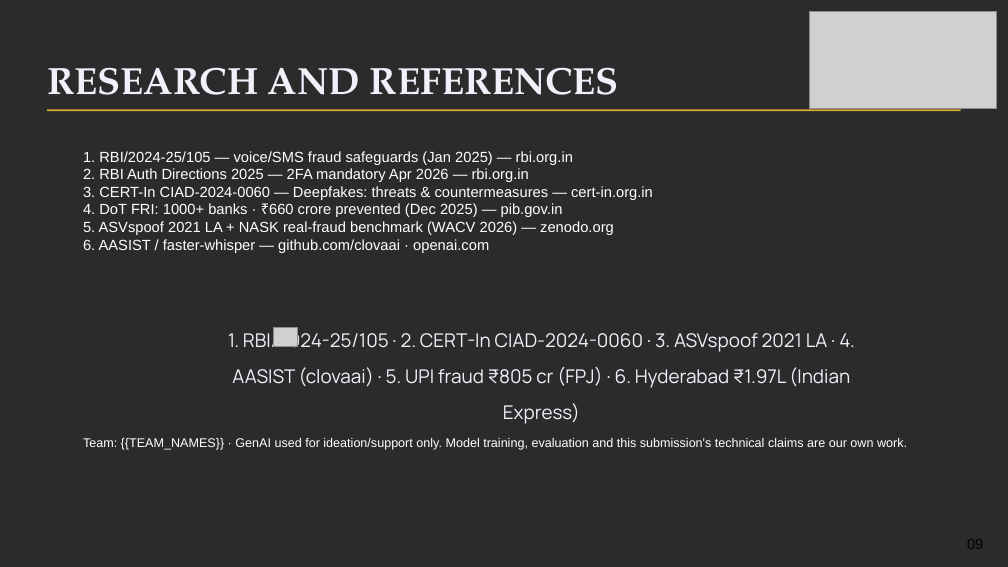
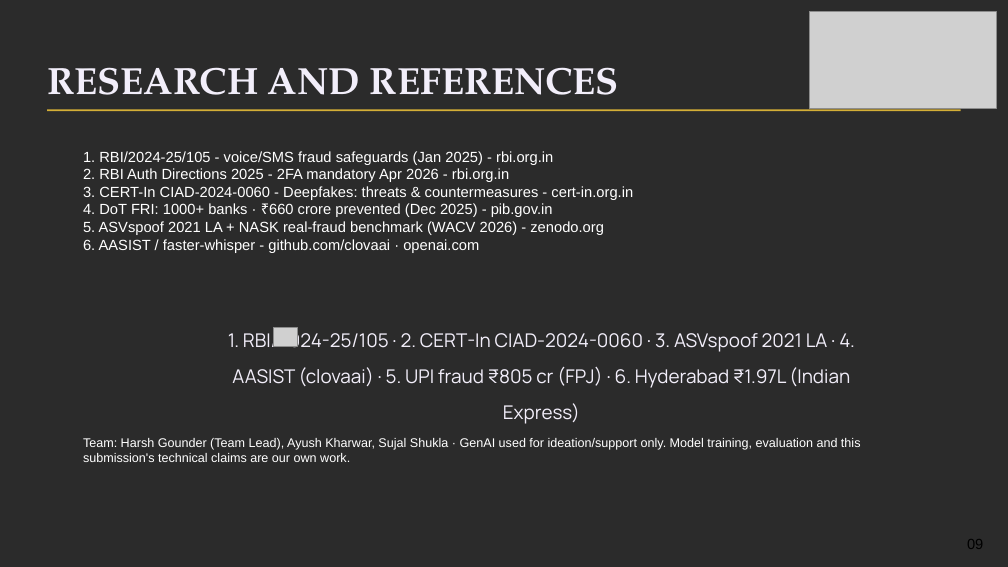
Before and after one commit to harshgounder/eldershield, a slide deck: slide 9 of assets/Kavach_IIC3_deck_v2.pptx. Drawn at 1008x567 pixels with LibreOffice and Linux fonts; fonts in the diff are those of the drawing; grey boxes stand for pictures; background and template pictures are left out; a plain dark background stands for a picture behind light text. Boxes give left, top, right and bottom in pixels: in the first picture for what was removed or moved away, otherwise in the second. Text is boxed around its words. In the diff, an @@ line names an element or a change of style, - is before the commit and + after.

Commit message:
hygiene: strip machine paths and venv refs, remove em dashes from tracked text, fix deck XML dashes (v1/v2)

```diff
--- a/assets/Kavach_IIC3_deck_v2.pptx
+++ b/assets/Kavach_IIC3_deck_v2.pptx
@@ text at [83,151,633,253]: text changed @@
-1. RBI/2024-25/105 — voice/SMS fraud safeguards (Jan 2025) — rbi.org.in
-2. RBI Auth Directions 2025 — 2FA mandatory Apr 2026 — rbi.org.in
-3. CERT-In CIAD-2024-0060 — Deepfakes: threats & countermeasures — cert-in.org.in
-4. DoT FRI: 1000+ banks · ₹660 crore prevented (Dec 2025) — pib.gov.in
-5. ASVspoof 2021 LA + NASK real-fraud benchmark (WACV 2026) — zenodo.org
-6. AASIST / faster-whisper — github.com/clovaai · openai.com
+1. RBI/2024-25/105 - voice/SMS fraud safeguards (Jan 2025) - rbi.org.in
+2. RBI Auth Directions 2025 - 2FA mandatory Apr 2026 - rbi.org.in
+3. CERT-In CIAD-2024-0060 - Deepfakes: threats & countermeasures - cert-in.org.in
+4. DoT FRI: 1000+ banks · ₹660 crore prevented (Dec 2025) - pib.gov.in
+5. ASVspoof 2021 LA + NASK real-fraud benchmark (WACV 2026) - zenodo.org
+6. AASIST / faster-whisper - github.com/clovaai · openai.com
@@ text at [83,438,861,462]: text changed @@
-Team: {{TEAM_NAMES}} · GenAI used for ideation/support only. Model training, evaluation and this submission's technical claims are our own work.
+Team: Harsh Gounder (Team Lead), Ayush Kharwar, Sujal Shukla · GenAI used for ideation/support only. Model training, evaluation and this submission's technical claims are our own work.
```
Also in this commit, not shown: 7 other slides changed, 39 other files.
